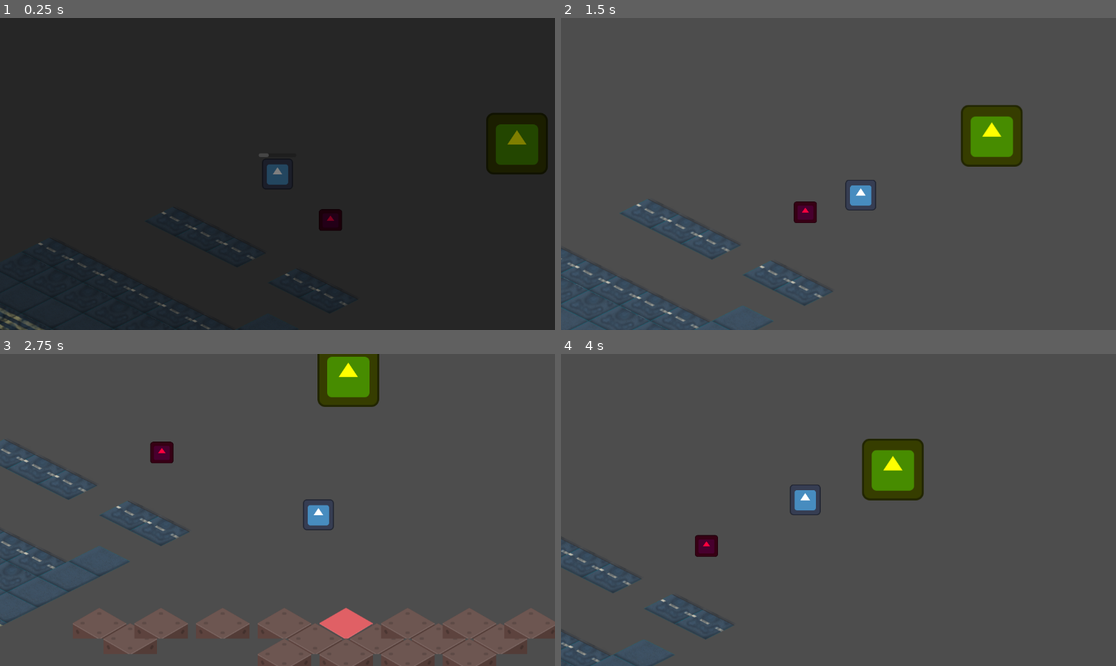
Above: before the commit, frames 1-4 (two rows, left to right).
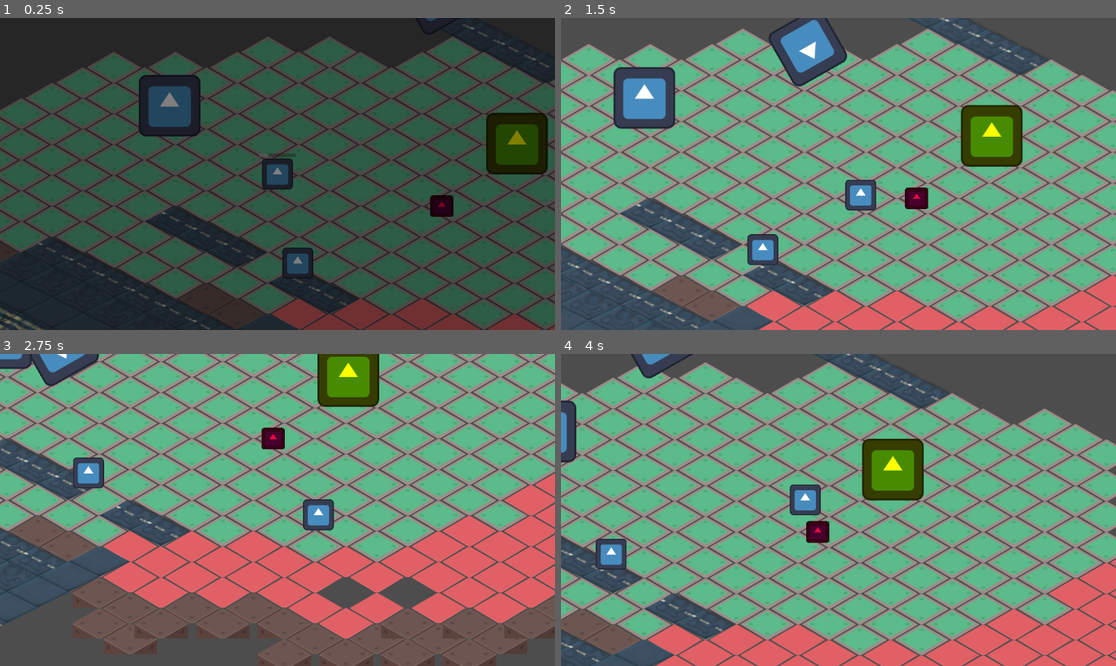
Above: after the commit, the same moments.

Repository: ManuelOteroFernandez/corujam2
Game: Godot game, scene res://testing_level.tscn
The game is run twice, just before and just after one commit, with the same random seed, the same clock (stepped at 60 frames per second) and the same inputs. The engine's default icon, where the game draws it, is replaced by a stand-in: a white triangle on a blue panel in a dark square.
Inputs:
- Up to frame 1 (0.25 s): no input
- Up to frame 2 (1.5 s): tap Enter (ui_accept) at 0.5, 0.77 s; hold D (move_right) 0.53-1.28 s; hold E (interact) 0.53-1.28 s; hold S (move_down) from 1.28 s (still down); tap E (interact) at 1.35 s
- Up to frame 3 (2.75 s): tap Enter (ui_accept) at 1.52 s; release S (move_down) at 2.03 s; hold D (move_right) from 2.03 s (still down); hold E (interact) from 2.03 s (still down)
- Up to frame 4 (4 s): release D (move_right) at 2.78 s; release E (interact) at 2.78 s; hold W (move_up) 2.78-3.53 s; tap E (interact) at 2.85 s; tap Enter (ui_accept) at 3.02, 3.77 s; hold A (move_left) from 3.53 s (still down); hold E (interact) from 3.53 s (still down)

The runs differ from the first frame. In frame 1, 64% of the frame differs, in the area x 0-100%, y 0-100%; in frame 2, 73%; in frame 3, 68%; in frame 4, 76%.

Commit message:
Carretera

Diff:
--- /dev/null
+++ b/interactors/alcantarilla.gd
@@ -0,0 +1,10 @@
+extends Sprite2D
+
+@export var texture_active: Texture2D
+@export var texture_inactive: Texture2D
+
+func active(value:bool):
+	if value:
+		texture = texture_active
+	else:
+		texture = texture_inactive
--- /dev/null
+++ b/interactors/area_car.gd
@@ -0,0 +1,6 @@
+extends Area2D
+@onready var carretera: Area2D = $"../../.."
+
+
+func get_death_text():
+	return carretera.get_death_text()
--- /dev/null
+++ b/interactors/car_01.gd
@@ -0,0 +1,24 @@
+extends PathFollow2D
+
+const speed = 200
+
+var stop = false
+var stop_in_next_loop = false
+
+
+func set_stop_in_next_loop():
+	stop_in_next_loop = true
+
+
+func _process(delta: float) -> void:
+	if stop:
+		return
+
+	progress += speed * delta
+	if stop_in_next_loop:
+		if loop and progress_ratio < 0.01:
+			h_offset = 0
+			loop = false
+		if not loop and progress_ratio > 0.52:
+			stop = true
+			progress_ratio = 0.52
--- /dev/null
+++ b/interactors/carretera.gd
@@ -0,0 +1,33 @@
+extends "res://interactors/interactor_base.gd".InteractorBase
+
+@onready var timer: Timer = $Timer
+@onready var path_2d: Path2D = $Path2D
+@onready var alcantarilla: Sprite2D = $alcantarilla
+
+func get_death_text():
+	return "murio atropellado"
+
+func is_manolo_alive(_manolo_pos:Vector2):
+	return false
+
+func on_active_nube_interact(_power:Nube.Powers):
+	pass
+
+
+func on_nube_interact(power:Nube.Powers):
+	if power == Nube.Powers.TORMENTA:
+		start_progress()
+	else:
+		stop_progress()
+
+
+func start_progress():
+	timer.start()
+
+func stop_progress():
+	timer.stop()
+
+func _on_timer_timeout() -> void:
+	alcantarilla.active(true)
+	for child in path_2d.get_children():
+		child.set_stop_in_next_loop()
--- /dev/null
+++ b/interactors/carretera.tscn
@@ -0,0 +1,69 @@
+[gd_scene format=3 uid="uid://46jq7t0kmgjd"]
+
+[ext_resource type="Script" uid="uid://b70w032lcv5vh" path="res://interactors/carretera.gd" id="1_m75vb"]
+[ext_resource type="Script" uid="uid://b5mafgosmohg7" path="res://interactors/car_01.gd" id="1_qmjjp"]
+[ext_resource type="Texture2D" uid="uid://3icx4awde8gy" path="res://icon.svg" id="1_vghxt"]
+[ext_resource type="Script" uid="uid://ipg7aqwblnmj" path="res://interactors/alcantarilla.gd" id="3_633k1"]
+[ext_resource type="Script" uid="uid://b66tnf1sota0r" path="res://interactors/area_car.gd" id="4_d51dy"]
+
+[sub_resource type="Curve2D" id="Curve2D_qmjjp"]
+_data = {
+"points": PackedVector2Array(0, 0, 0, 0, 977, -661, 0, 0, 0, 0, 64.05847, -142.03462, 0, 0, 0, 0, -586, 214)
+}
+point_count = 3
+
+[sub_resource type="CircleShape2D" id="CircleShape2D_m75vb"]
+radius = 66.24194
+
+[node name="Carretera" type="Area2D" unique_id=1180991772]
+script = ExtResource("1_m75vb")
+
+[node name="CollisionPolygon2D" type="CollisionPolygon2D" parent="." unique_id=1269882635]
+polygon = PackedVector2Array(-192, 193, -442, 64, 191, -256, 439, -128)
+
+[node name="Path2D" type="Path2D" parent="." unique_id=1326311125]
+curve = SubResource("Curve2D_qmjjp")
+
+[node name="PathFollow2D" type="PathFollow2D" parent="Path2D" unique_id=274170767]
+position = Vector2(977, -661)
+rotation = 2.6246917
+script = ExtResource("1_qmjjp")
+
+[node name="Icon" type="Sprite2D" parent="Path2D/PathFollow2D" unique_id=675929995]
+texture = ExtResource("1_vghxt")
+
+[node name="Area2D" type="Area2D" parent="Path2D/PathFollow2D" unique_id=345152585 groups=["instand_damage"]]
+script = ExtResource("4_d51dy")
+
+[node name="CollisionShape2D" type="CollisionShape2D" parent="Path2D/PathFollow2D/Area2D" unique_id=1664043565]
+shape = SubResource("CircleShape2D_m75vb")
+
+[node name="PathFollow2D2" type="PathFollow2D" parent="Path2D" unique_id=95261328]
+position = Vector2(542.3225, -413.90582)
+rotation = 2.6246917
+h_offset = 500.0
+script = ExtResource("1_qmjjp")
+
+[node name="Icon" type="Sprite2D" parent="Path2D/PathFollow2D2" unique_id=1853105038]
+position = Vector2(-50, -128)
+texture = ExtResource("1_vghxt")
+
+[node name="Area2D" type="Area2D" parent="Path2D/PathFollow2D2" unique_id=1203053197 groups=["instand_damage"]]
+position = Vector2(-50, -128)
+script = ExtResource("4_d51dy")
+
+[node name="CollisionShape2D" type="CollisionShape2D" parent="Path2D/PathFollow2D2/Area2D" unique_id=1467176339]
+shape = SubResource("CircleShape2D_m75vb")
+
+[node name="alcantarilla" type="Sprite2D" parent="." unique_id=172162382]
+position = Vector2(49, -74)
+texture = ExtResource("1_vghxt")
+script = ExtResource("3_633k1")
+texture_active = ExtResource("1_vghxt")
+texture_inactive = ExtResource("1_vghxt")
+
+[node name="Timer" type="Timer" parent="." unique_id=922257244]
+wait_time = 3.0
+one_shot = true
+
+[connection signal="timeout" from="Timer" to="." method="_on_timer_timeout"]
--- a/npc/manolo.gd
+++ b/npc/manolo.gd
@@ -36,5 +36,5 @@
 		manolo_die(damage_area)
 
 func manolo_die(area:Area2D):
-		manolo_dead_signal.emit(area.get_death_text)
+		manolo_dead_signal.emit(area.get_death_text())
 		queue_free()
--- a/testing_level.tscn
+++ b/testing_level.tscn
@@ -4,15 +4,22 @@
 [ext_resource type="Texture2D" uid="uid://3icx4awde8gy" path="res://icon.svg" id="2_b55i6"]
 [ext_resource type="PackedScene" uid="uid://c1ovovfk1kbhq" path="res://player/nube.tscn" id="2_haa73"]
 [ext_resource type="PackedScene" uid="uid://gnwu87y3yf7q" path="res://interactors/interactorTest.tscn" id="3_b55i6"]
+[ext_resource type="PackedScene" uid="uid://46jq7t0kmgjd" path="res://interactors/carretera.tscn" id="4_du6cx"]
 [ext_resource type="PackedScene" uid="uid://2jfb54qnrue6" path="res://ux/transition_screen.tscn" id="5_th68x"]
+[ext_resource type="PackedScene" uid="uid://33i8k6kuf66t" path="res://npc/npc_path.tscn" id="7_50fuq"]
 
 [sub_resource type="RectangleShape2D" id="RectangleShape2D_n3hra"]
 size = Vector2(126, 73)
 
+[sub_resource type="Curve2D" id="Curve2D_nha3r"]
+_data = {
+"points": PackedVector2Array(0, 0, 0, 0, 158, 176, 0, 0, 0, 0, -418, -145)
+}
+point_count = 2
+
 [node name="Node2D" type="Node2D" unique_id=1091215993]
 
 [node name="TileMapLayer" type="TileMapLayer" parent="." unique_id=198143813]
-visible = false
 position = Vector2(-55.805, 0)
 tile_map_data = PackedByteArray("AAAAAAAAAAABAAAAAAABAAAAAAABAAAAAAAAAP//AAABAAAAAAACAAAAAAABAAAAAAABAP//AAABAAAAAAADAA …(4784 unchanged characters)…
 tile_set = ExtResource("1_th68x")
@@ -23,7 +30,7 @@
 tile_set = ExtResource("1_th68x")
 
 [node name="InteractorTest" parent="." unique_id=983774299 instance=ExtResource("3_b55i6")]
-position = Vector2(778, 190)
+position = Vector2(1009, 161)
 
 [node name="StaticBody2D" type="StaticBody2D" parent="." unique_id=1542549139]
 modulate = Color(1, 1, 0, 1)
@@ -36,6 +43,9 @@
 [node name="Icon" type="Sprite2D" parent="StaticBody2D" unique_id=1050051514]
 texture = ExtResource("2_b55i6")
 
+[node name="Carretera" parent="." unique_id=1180991772 instance=ExtResource("4_du6cx")]
+position = Vector2(395, 26)
+
 [node name="Nube" parent="." unique_id=774090252 instance=ExtResource("2_haa73")]
 position = Vector2(668, 94)
 
@@ -44,3 +54,8 @@
 position_smoothing_speed = 3.0
 
 [node name="ColorRect" parent="." unique_id=437963877 instance=ExtResource("5_th68x")]
+
+[node name="NPC_path" parent="." unique_id=881674550 instance=ExtResource("7_50fuq")]
+position = Vector2(552, 103)
+curve = SubResource("Curve2D_nha3r")
+stop_points = Array[float]([9999.0])
Not shown, added: interactors/alcantarilla.gd.uid
Not shown, added: interactors/area_car.gd.uid
Not shown, added: interactors/car_01.gd.uid
Not shown, added: interactors/carretera.gd.uid
